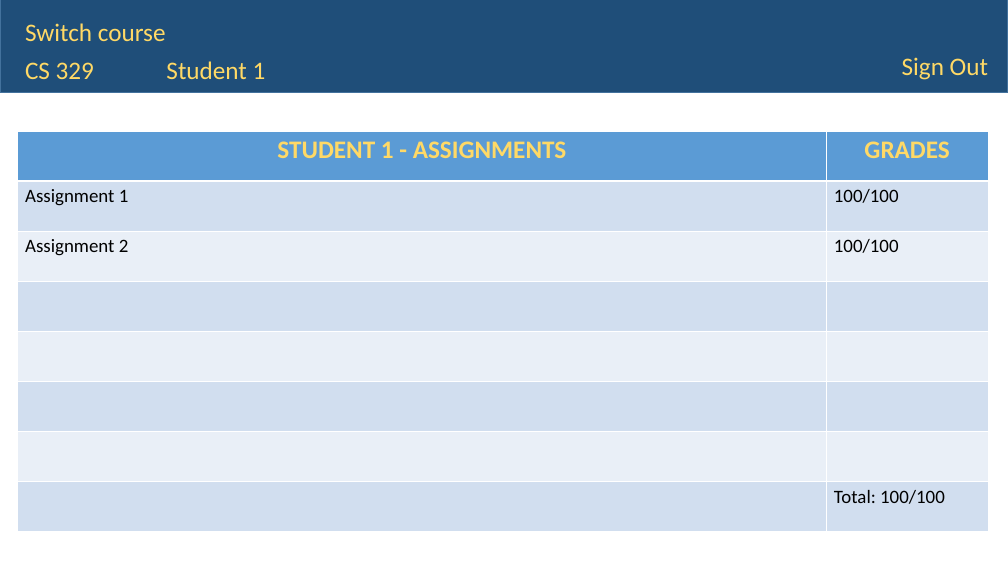
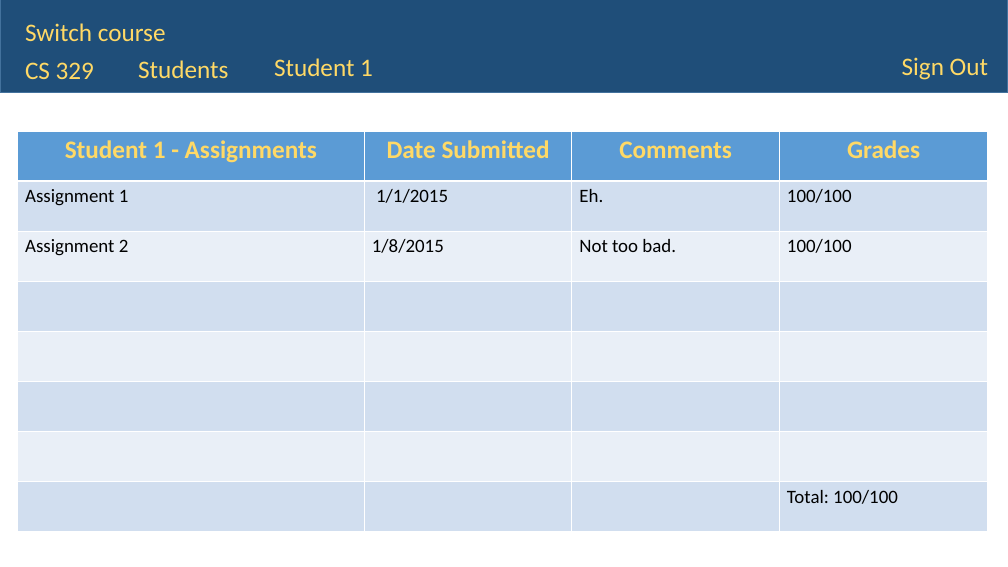
Before and after one commit to WVUP/Spring-2015, a slide deck: slide 6 of Assignments/Gradebook App PowerPont/Courtney Linville/Gradebook.pptx (slide 3 before the commit). Drawn at 1008x567 pixels with LibreOffice and Linux fonts; fonts in the diff are those of the drawing. Boxes give left, top, right and bottom in pixels: in the first picture for what was removed or moved away, otherwise in the second. Text is boxed around its words. In the diff, an @@ line names an element or a change of style, - is before the commit and + after.

```diff
--- a/Assignments/Gradebook App PowerPont/Courtney Linville/Gradebook.pptx
+++ b/Assignments/Gradebook App PowerPont/Courtney Linville/Gradebook.pptx
@@ text "Student 1": place and size @@
-text "Student 1" at (166, 61, 266, 79)
+text "Student 1" at (274, 58, 373, 76)
@@ text added at (138, 60, 228, 78), 24 pt, text #FFD966 @@
+Students
@@ table at (17, 131, 989, 532) @@
-column 1: STUDENT 1 - ASSIGNMENTS | Assignment 1 | Assignment 2 |  |  |  |  | 
-column 2: GRADES | 100/100 | 100/100 |  |  |  |  | Total: 100/100
+column 1: Student 1 - Assignments | Assignment 1 | Assignment 2 |  |  |  |  | 
+column 2: Date Submitted | 1/1/2015 | 1/8/2015 |  |  |  |  | 
+column 3: Comments | Eh. | Not too bad. |  |  |  |  | 
+column 4: Grades | 100/100 | 100/100 |  |  |  |  | Total: 100/100
```
Also in this commit, not shown: 3 other slides changed, 4 slides added.
